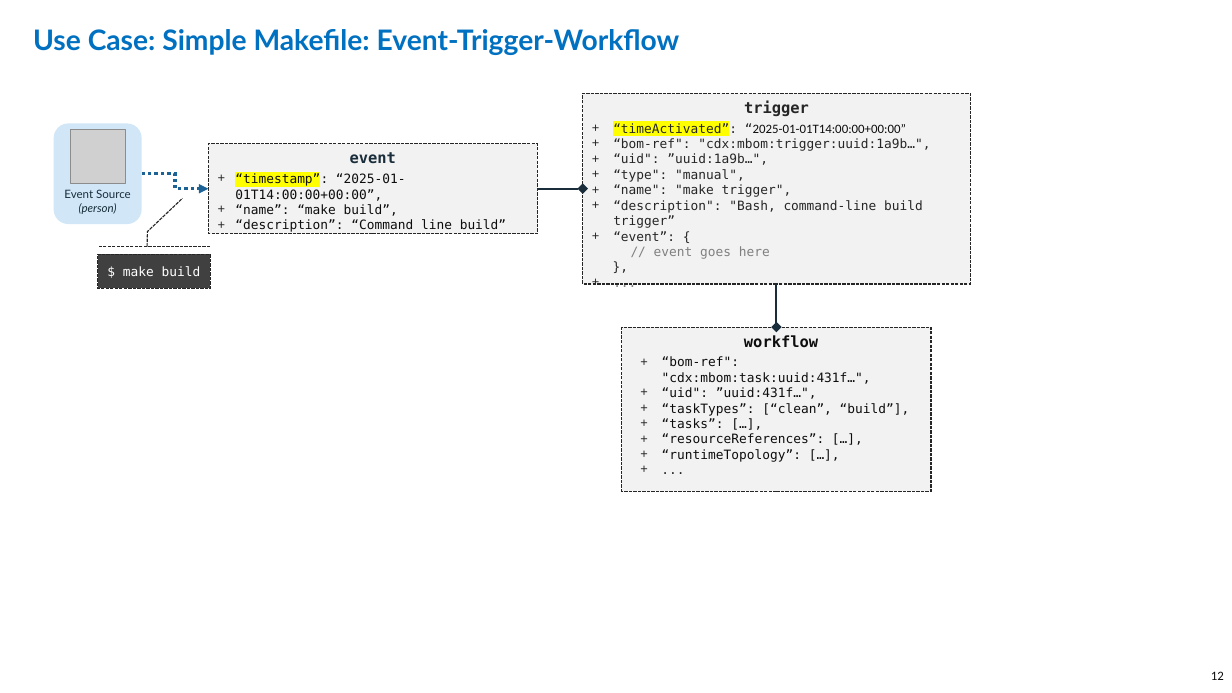
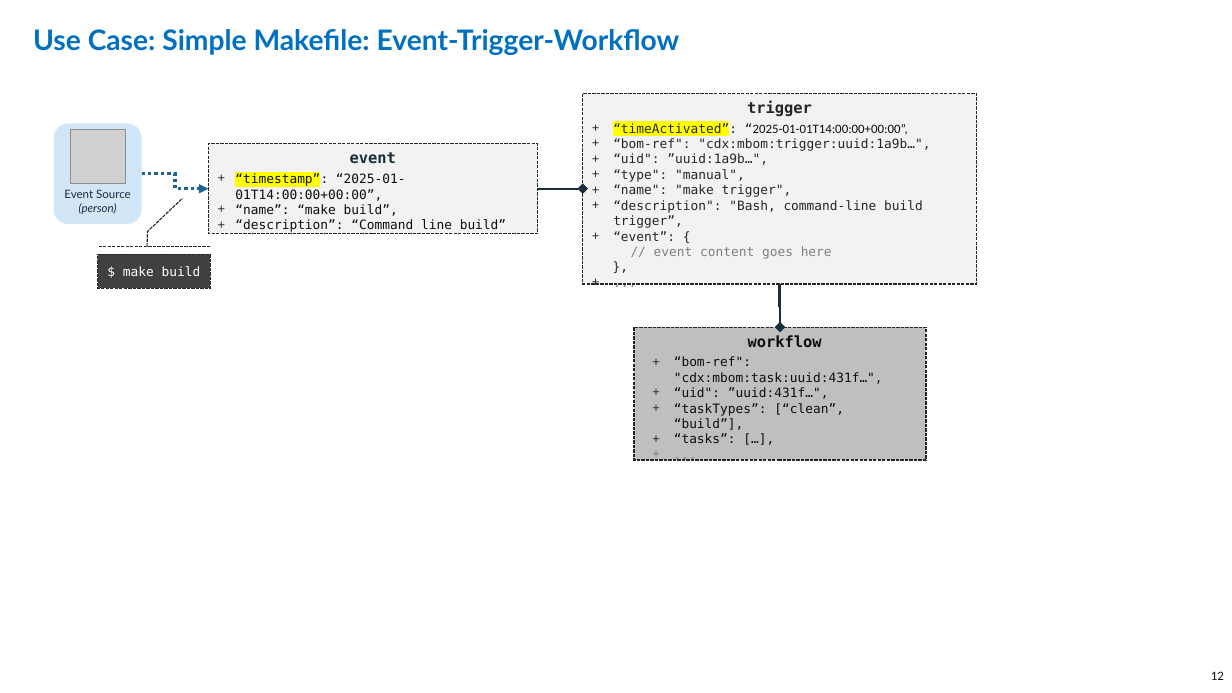
Before and after one commit to CycloneDX/guides, a slide deck: slide 12 of MBOM/en/images/CycloneDX-Formulation-diagrams.pptx. Drawn at 1232x693 pixels with LibreOffice and Linux fonts; fonts in the diff are those of the drawing; grey boxes stand for pictures. Boxes give left, top, right and bottom in pixels: in the first picture for what was removed or moved away, otherwise in the second. Text is boxed around its words. In the diff, an @@ line names an element or a change of style, - is before the commit and + after.

Commit message:
Initial contributions for MBOM guide

```diff
--- a/MBOM/en/images/CycloneDX-Formulation-diagrams.pptx
+++ b/MBOM/en/images/CycloneDX-Formulation-diagrams.pptx
@@ rectangle "trigger" resized from (x1=583, y1=93, x2=970, y2=284) to (x1=583, y1=93, x2=976, y2=284) @@
@@ text in rectangle at (x1=613, y1=122, x2=908, y2=136): text changed @@
-+ “timeActivated”: “2025-01-01T14:00:00+00:00”
++ “timeActivated”: “2025-01-01T14:00:00+00:00”,
@@ text in rectangle at (x1=613, y1=200, x2=923, y2=228): text changed @@
-+ “description": "Bash, command-line build trigger”
++ “description": "Bash, command-line build trigger”,
@@ text in rectangle at (x1=654, y1=246, x2=832, y2=259): text changed @@
-  // event goes here
+  // event content goes here
@@ elbow arrow moved from (777, 327) - (777, 284) to (780, 327) - (779, 284) @@
@@ rectangle "workflow" resized from (x1=622, y1=327, x2=931, y2=491) to (x1=634, y1=327, x2=926, y2=460) @@
@@ rectangle "workflow" at (x1=634, y1=327, x2=926, y2=460): text colour #262626 to #808080 in "..."; fill #F2F2F2 to #BFBFBF @@
@@ text in rectangle at (x1=662, y1=433, x2=824, y2=462): paragraphs removed @@
-+ “resourceReferences”: […],
-+ “runtimeTopology”: […],
```
Also in this commit, not shown: 1 other slide changed, 3 other files.
